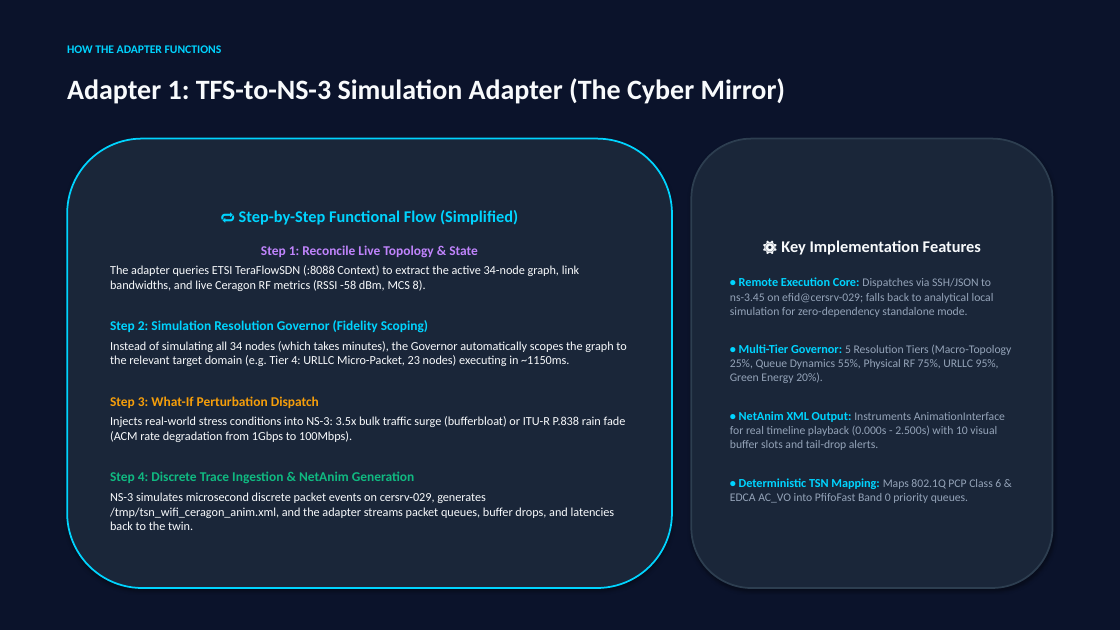
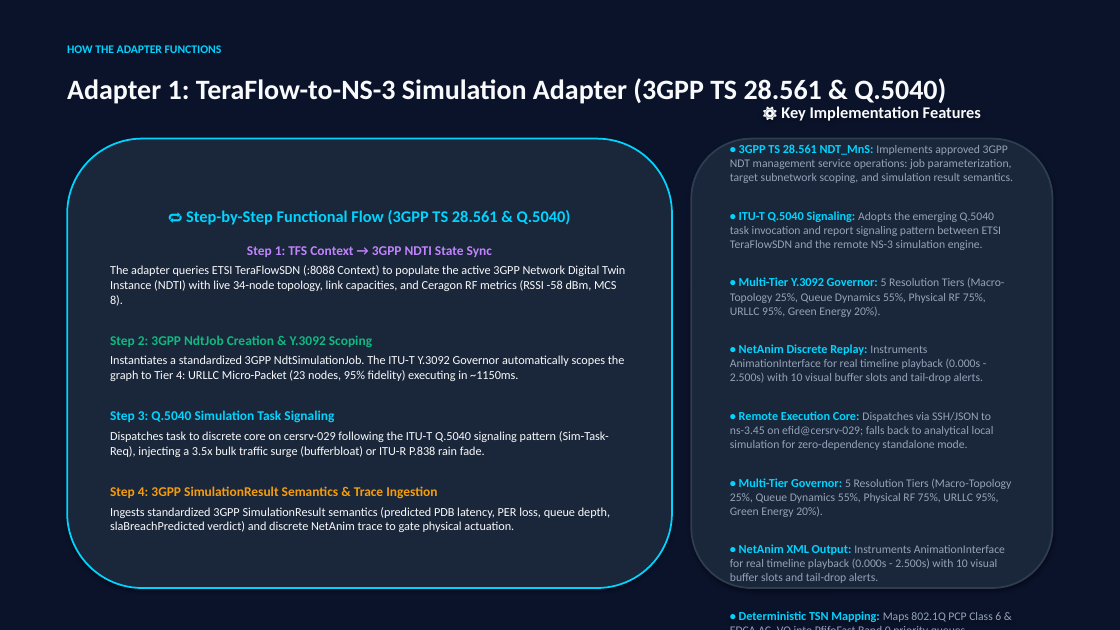
Before and after one commit to efidvir/CER-Intent, a slide deck: slide 4 of Telecom_Digital_Twin_Adapters_and_Standards.pptx. Drawn at 1120x630 pixels with LibreOffice and Linux fonts; fonts in the diff are those of the drawing. Boxes give left, top, right and bottom in pixels: in the first picture for what was removed or moved away, otherwise in the second. Text is boxed around its words. In the diff, an @@ line names an element or a change of style, - is before the commit and + after.

Commit message:
feat(standards): anchor TeraFlow-to-ns3 in 3GPP TS 28.561 NdtJob model with ITU-T Q.5040 signaling

```diff
--- a/Telecom_Digital_Twin_Adapters_and_Standards.pptx
+++ b/Telecom_Digital_Twin_Adapters_and_Standards.pptx
@@ text at (67, 78, 946, 104): text changed @@
-Adapter 1: TFS-to-NS-3 Simulation Adapter (The Cyber Mirror)
+Adapter 1: TeraFlow-to-NS-3 Simulation Adapter (3GPP TS 28.561 & Q.5040)
@@ text in rounded rectangle at (730, 144, 1013, 383): paragraphs added @@
+• 3GPP TS 28.561 NDT_MnS: Implements approved 3GPP NDT management service operations: job parameterization, target subnetwork scoping, and simulation result semantics.
+• ITU-T Q.5040 Signaling: Adopts the emerging Q.5040 task invocation and report signaling pattern between ETSI TeraFlowSDN and the remote NS-3 simulation engine.
+• Multi-Tier Y.3092 Governor: 5 Resolution Tiers (Macro-Topology 25%, Queue Dynamics 55%, Physical RF 75%, URLLC 95%, Green Energy 20%).
+• NetAnim Discrete Replay: Instruments AnimationInterface for real timeline playback (0.000s - 2.500s) with 10 visual buffer slots and tail-drop alerts.
@@ text in rounded rectangle at (110, 210, 625, 532): text changed @@
-🔁 Step-by-Step Functional Flow (Simplified)
-Step 1: Reconcile Live Topology & State
-The adapter queries ETSI TeraFlowSDN (:8088 Context) to extract the active 34-node graph, link bandwidths, and live Ceragon RF metrics (RSSI -58 dBm, MCS 8).
-Step 2: Simulation Resolution Governor (Fidelity Scoping)
-Instead of simulating all 34 nodes (which takes minutes), the Governor automatically scopes the graph to the relevant target domain (e.g. Tier 4: URLLC Micro-Packet, 23 nodes) executing in ~1150ms.
-Step 3: What-If Perturbation Dispatch
-Injects real-world stress conditions into NS-3: 3.5x bulk traffic surge (bufferbloat) or ITU-R P.838 rain fade (ACM rate degradation from 1Gbps to 100Mbps).
-Step 4: Discrete Trace Ingestion & NetAnim Generation
-NS-3 simulates microsecond discrete packet events on cersrv-029, generates /tmp/tsn_wifi_ceragon_anim.xml, and the adapter streams packet queues, buffer drops, and latencies back to the twin.
+🔁 Step-by-Step Functional Flow (3GPP TS 28.561 & Q.5040)
+Step 1: TFS Context → 3GPP NDTI State Sync
+The adapter queries ETSI TeraFlowSDN (:8088 Context) to populate the active 3GPP Network Digital Twin Instance (NDTI) with live 34-node topology, link capacities, and Ceragon RF metrics (RSSI -58 dBm, MCS 8).
+Step 2: 3GPP NdtJob Creation & Y.3092 Scoping
+Instantiates a standardized 3GPP NdtSimulationJob. The ITU-T Y.3092 Governor automatically scopes the graph to Tier 4: URLLC Micro-Packet (23 nodes, 95% fidelity) executing in ~1150ms.
+Step 3: Q.5040 Simulation Task Signaling
+Dispatches task to discrete core on cersrv-029 following the ITU-T Q.5040 signaling pattern (Sim-Task-Req), injecting a 3.5x bulk traffic surge (bufferbloat) or ITU-R P.838 rain fade.
+Step 4: 3GPP SimulationResult Semantics & Trace Ingestion
+Ingests standardized 3GPP SimulationResult semantics (predicted PDB latency, PER loss, queue depth, slaBreachPredicted verdict) and discrete NetAnim trace to gate physical actuation.
```
Also in this commit, not shown: 1 other slide changed, 1 other file.
